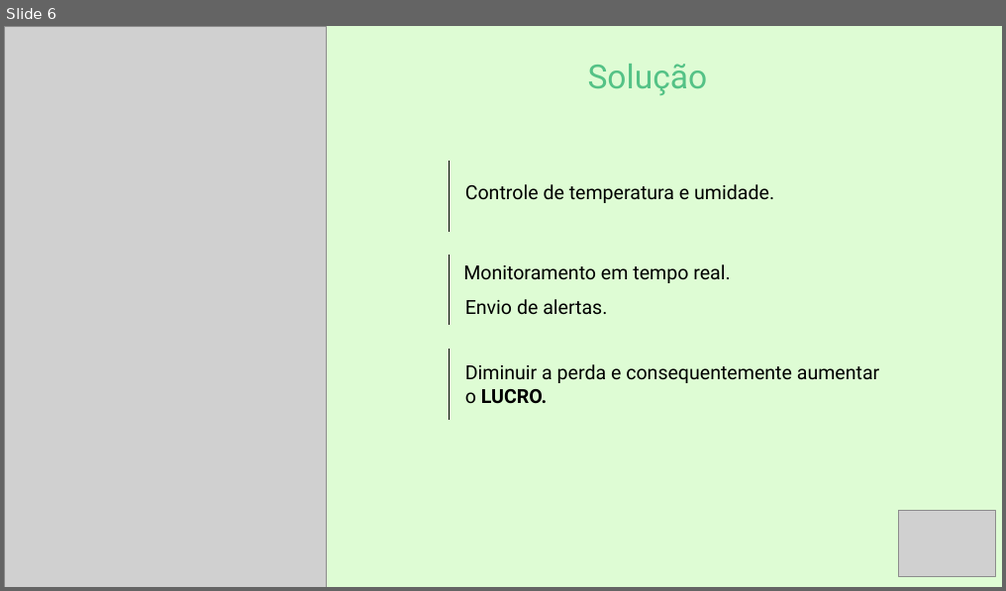
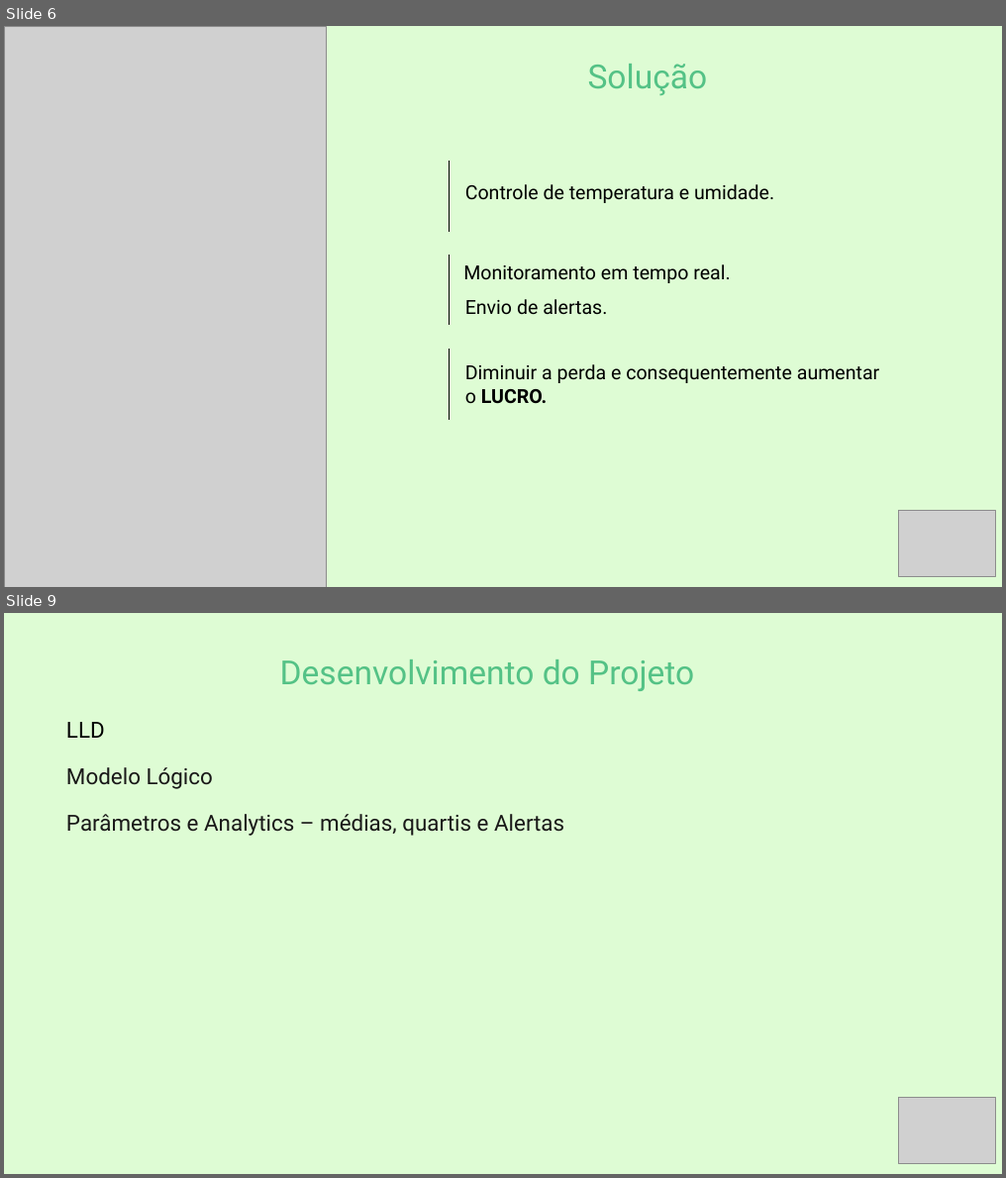
Before and after one commit to rony1533/Sixsolution-project, a slide deck: Documentação/SixSolucionApre.pptx. Shown one above the other, each under a label of ours: slide 6 before the commit, slides 6 and 9 after it; the slides between them are not shown. The pictures are 1006x591 and 1006x1178 pixels, drawn with LibreOffice and Linux fonts; fonts in the diff are those of the drawing; grey boxes stand for pictures. Boxes give left, top, right and bottom in pixels: in the first picture for what was removed or moved away, otherwise in the second. Text is boxed around its words. In the diff, an @@ line names an element or a change of style, - is before the commit and + after.

```diff
--- a/Documentação/SixSolucionApre.pptx
+++ b/Documentação/SixSolucionApre.pptx
@@ slide 9 added at (4,613,1002,1174), background #DEFCD4 @@
@@ text added at (280,660,694,691), 48 pt, text #54C286 @@
+Desenvolvimento do Projeto
@@ text added at (66,722,564,836), 32 pt, text #191818 @@
+LLD
+Modelo Lógico
+Parâmetros e Analytics – médias, quartis e Alertas
@@ picture added at (899,1097,995,1163) @@
```
Also in this commit, not shown: 2 slides changed, 3 other slides added, 9 slides removed, 1 other file.
